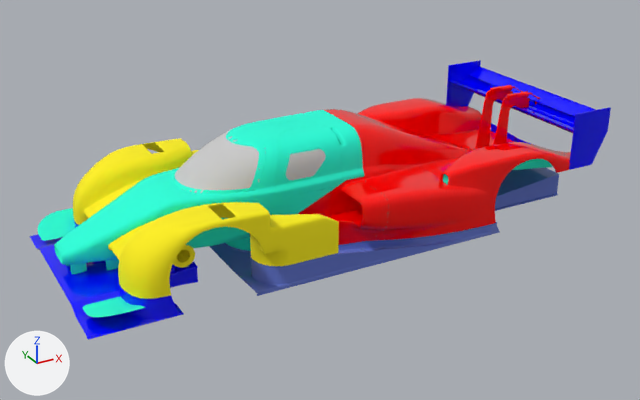
The FBX model Assets/424 3D Model/Car V3/424_SE_Nurburgring.fbx as it was, and as the next commit left it.
Rendered twice from a 50 mm lens placed at (-2.15, -6.46, 3.45), pointed at (1.37, -0.07, 0.26). The lights are fixed; the arrows at lower left show +X, +Y and +Z. Where no turn or scale is listed for an object, it has been applied to the vertices. Vertices at the same position are counted once.

Names of what the first picture shows: '424_Bodywork_Out_Low', '424_CockPit_Out_Low', '424_Door_L_Low', '424_Door_R_Low', '424_Floor_Low', '424_FrontBodywork_Low', '424_FrontTip_Low', '424_FrontWing_Low', '424_Front_DiveVane_Low', '424_Gurney_Low', '424_Nosecone_Low', '424_Pillars_Low', '424_RearWing_Actuator_Low', '424_RearWing_Flap_Low', '424_RearWing_Low', '424_RearWing_Pillars_Low', '424_WindShield_Frit_Low', '424_Window_Frit_Low', '424_Window_Low', '424_Windshield_Low'.
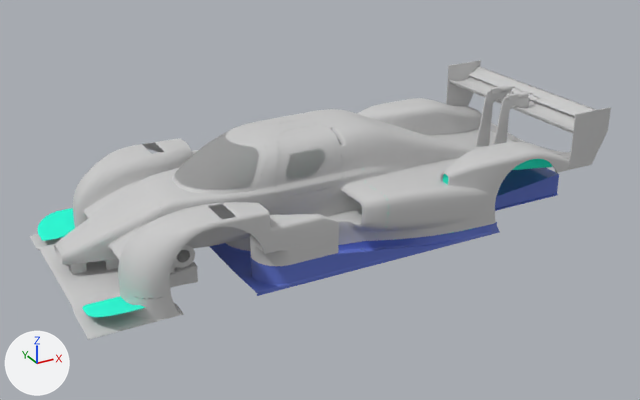
Patch to the scene script:
```diff
--- a/Assets/424 3D Model/Car V3/424_SE_Nurburgring.fbx.py
+++ b/Assets/424 3D Model/Car V3/424_SE_Nurburgring.fbx.py
@@ mat_424_1001 @@
 mat_424_1001 = principled_material('424_1001')
-mat_424_1001.base_color = (0.0, 0.0, 1.0)  # blue #0000ff
-mat_424_1001.roughness = 0.0
+mat_424_1001.base_color = (0.588, 0.588, 0.588)  # light grey #cacaca
+mat_424_1001.roughness = 0.859
@@ mat_424_1002 @@
 mat_424_1002 = principled_material('424_1002')
-mat_424_1002.base_color = (1.0, 0.0, 0.0)  # red #ff0000
-mat_424_1002.roughness = 0.0
+mat_424_1002.base_color = (0.588, 0.588, 0.588)  # light grey #cacaca
+mat_424_1002.roughness = 0.859
@@ mat_424_1012 @@
 mat_424_1012 = principled_material('424_1012')
-mat_424_1012.base_color = (1.0, 0.871, 0.0)  # yellow #fff000
+mat_424_1012.base_color = (0.588, 0.588, 0.588)  # light grey #cacaca
 mat_424_1012.roughness = 0.859
@@ mat_424_windows @@
 mat_424_windows.roughness = 0.859
+mat_424_windows.transmission_weight = 0.53
@@ mat_424_1011_001 @@
+mat_424_1011_001 = principled_material('424_1011.001')
+mat_424_1011_001.base_color = (0.588, 0.588, 0.588)  # light grey #cacaca
+mat_424_1011_001.roughness = 0.859
@@ me_mesh_034 @@
 me_mesh_034.from_pydata(...)  # 152 vertices, 76 faces; spans x -0.885..-0.495, y -0.163..0.162, z 0.1..0.2
-me_mesh_034.materials.append(mat_424_1011)  # cyan #1cfeda
+me_mesh_034.materials.append(mat_424_1011_001)  # light grey #cacaca
@@ me_mesh_035 @@
 me_mesh_035.from_pydata(...)  # 138 vertices, 114 faces; spans x -0.922..-0.175, y -0.308..0.308, z 0.2..0.612
 # used by ob_424_nosecone_low; location = (0.0, 0.0, 0.0)
+# me_mesh_035 part 2: 114 faces spanning x -0.922..-0.175, y -0.308..0.308, z 0.2..0.612 switch from mat_424_1011 (cyan #1cfeda) to mat_424_1011_001 (light grey #cacaca)
@@ me_mesh_032 @@
 me_mesh_032.from_pydata(...)  # 840 vertices, 889 faces; spans x 0.744..1.373, y 0.093..0.472, z 0.553..0.98
-me_mesh_032.materials.append(mat_424_1011)  # cyan #1cfeda
+me_mesh_032.materials.append(mat_424_1011_001)  # light grey #cacaca
@@ me_mesh_033 @@
 me_mesh_033.from_pydata(...)  # 210 vertices, 196 faces; spans x -0.027..0.027, y -0.137..0.137, z -0.055..0.055
-me_mesh_033.materials.append(mat_424_1011)  # cyan #1cfeda
+me_mesh_033.materials.append(mat_424_1011_001)  # light grey #cacaca
@@ me_mesh_028 @@
 me_mesh_028.from_pydata(...)  # 544 vertices, 582 faces; spans x 0.05..0.755, y -0.424..0.424, z 0.645..0.978
-me_mesh_028.materials.append(mat_424_1011)  # cyan #1cfeda
+me_mesh_028.materials.append(mat_424_1011_001)  # light grey #cacaca
@@ me_mesh_030 @@
 me_mesh_030.from_pydata(...)  # 2499 vertices, 2448 faces; spans x -0.18..2.38, y -0.48..0.48, z 0.01..0.98
-me_mesh_030.materials.append(mat_424_1011)  # cyan #1cfeda
+me_mesh_030.materials.append(mat_424_1011_001)  # light grey #cacaca
@@ me_mesh_027 @@
 me_mesh_027.from_pydata(...)  # 228 vertices, 230 faces; spans x 0.829..1.238, y -0.442..-0.377, z 0.66..0.9
-me_mesh_027.materials.append(mat_424_1011)  # cyan #1cfeda
+me_mesh_027.materials.append(mat_424_1011_001)  # light grey #cacaca
@@ me_mesh_031 @@
 me_mesh_031.from_pydata(...)  # 1322 vertices, 1414 faces; spans x 0.746..1.373, y -0.472..-0.093, z 0.552..0.98
 # used by ob_424_door_l_low; location = (0.0, 0.0, 0.0)
+# me_mesh_031 part 1: 1414 faces spanning x 0.746..1.373, y -0.472..-0.093, z 0.552..0.98 switch from mat_424_1011 (cyan #1cfeda) to mat_424_1011_001 (light grey #cacaca)
```

What differs and where, as boxes [x1, y1, x2, y2] in the pictures (640 x 400 px):
'424_Bodywork_Out_Low', recoloured, surface changed (red to grey): [299, 98, 571, 245] in both
'424_FrontBodywork_Low', recoloured (yellow to grey): [73, 138, 339, 299] in both
'424_CockPit_Out_Low', recoloured (cyan to grey): [138, 110, 364, 251] in both
'424_FrontWing_Low', recoloured, surface changed (blue to grey): [29, 220, 198, 340] in both
'424_RearWing_Low', recoloured, surface changed (blue to grey): [446, 60, 611, 170] in both
'424_Windshield_Low', surface changed: [175, 130, 261, 193] in both
'424_RearWing_Flap_Low', recoloured, surface changed (blue to grey): [469, 66, 596, 117] in both
'424_RearWing_Pillars_Low', recoloured, surface changed (red to grey): [475, 90, 530, 147] in both
'424_WindShield_Frit_Low', recoloured (cyan to grey): [172, 126, 266, 194] in both
'424_Window_Low', surface changed: [284, 149, 326, 181] in both
'424_Door_R_Low', recoloured (cyan to grey): [247, 113, 308, 124] in both
'424_RearWing_Actuator_Low', recoloured, surface changed (red to grey): [490, 85, 540, 104] in both
'424_Pillars_Low', recoloured (cyan to grey): [66, 259, 119, 274] in both
'424_Window_Frit_Low', recoloured (cyan to grey): [284, 147, 327, 182] in both
'424_FrontTip_Low', recoloured: [54, 242, 66, 265] in both
'424_Gurney_Low', recoloured, surface changed: [491, 123, 534, 145] in both
part 1 of me_mesh_031, recoloured (cyan to grey): [275, 125, 342, 198] in both
part 2 of me_mesh_035, recoloured (cyan to grey): [58, 183, 163, 264] in both
